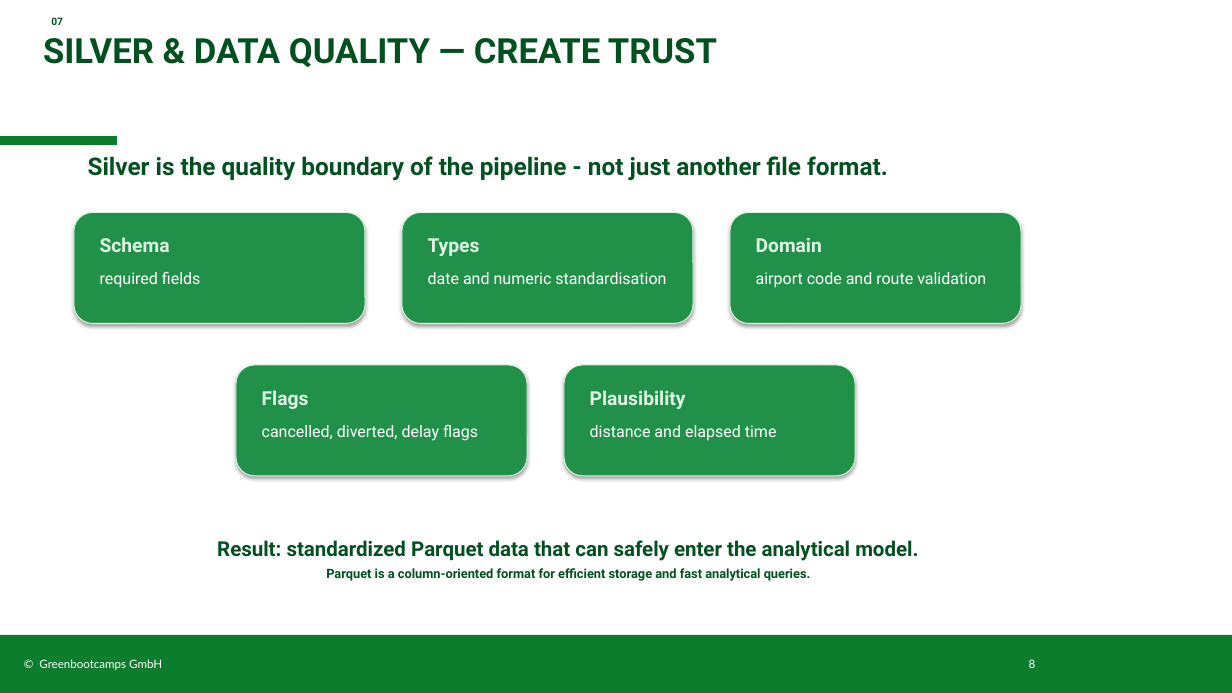
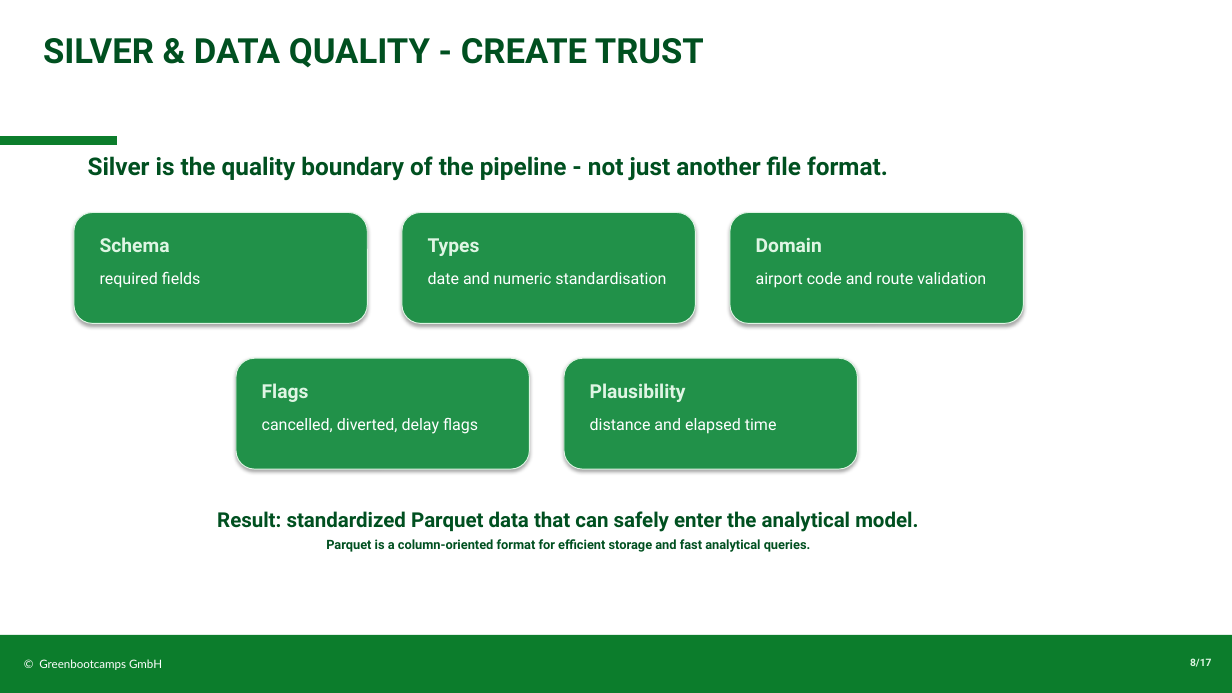
Before and after one commit to Peter-SQL/airline-operations-pipeline, a slide deck: slide 8 of docs/Airline_Reliability_PB.pptx. Drawn at 1232x693 pixels with LibreOffice and Linux fonts; fonts in the diff are those of the drawing; background and template pictures are left out. Boxes give left, top, right and bottom in pixels: in the first picture for what was removed or moved away, otherwise in the second. Text is boxed around its words. In the diff, an @@ line names an element or a change of style, - is before the commit and + after.

```diff
--- a/docs/Airline_Reliability_PB.pptx
+++ b/docs/Airline_Reliability_PB.pptx
@@ text removed at <box>51,17,63,25</box> @@
-07
@@ title at <box>43,38,704,67</box>: text changed @@
-SILVER & DATA QUALITY — CREATE TRUST
+SILVER & DATA QUALITY - CREATE TRUST
@@ 4 texts, 2 rounded rectangles: place and size @@
-4 texts, 2 rounded rectangles at <box>236,365,855,476</box>
+4 texts, 2 rounded rectangles at <box>236,359,858,470</box>
@@ text "Result: standardized Parquet data that ...": place and size @@
-text "Result: standardized Parquet data that ..." at <box>217,540,918,561</box>
+text "Result: standardized Parquet data that ..." at <box>217,511,918,532</box>
@@ text "Parquet is a column-oriented format ...": place and size @@
-text "Parquet is a column-oriented format ..." at <box>326,568,811,581</box>
+text "Parquet is a column-oriented format ..." at <box>326,539,811,552</box>
@@ text at <box>39,659,162,670</box>: text changed @@
-© Greenbootcamps GmbH 8
+© Greenbootcamps GmbH
@@ page number added at <box>1190,658,1212,667</box>, 8 pt, text #DFF5E4, bold @@
+8/17
```
Also in this commit, not shown: 11 other slides changed, 5 slides added, 1 slide removed, 3 other files.
